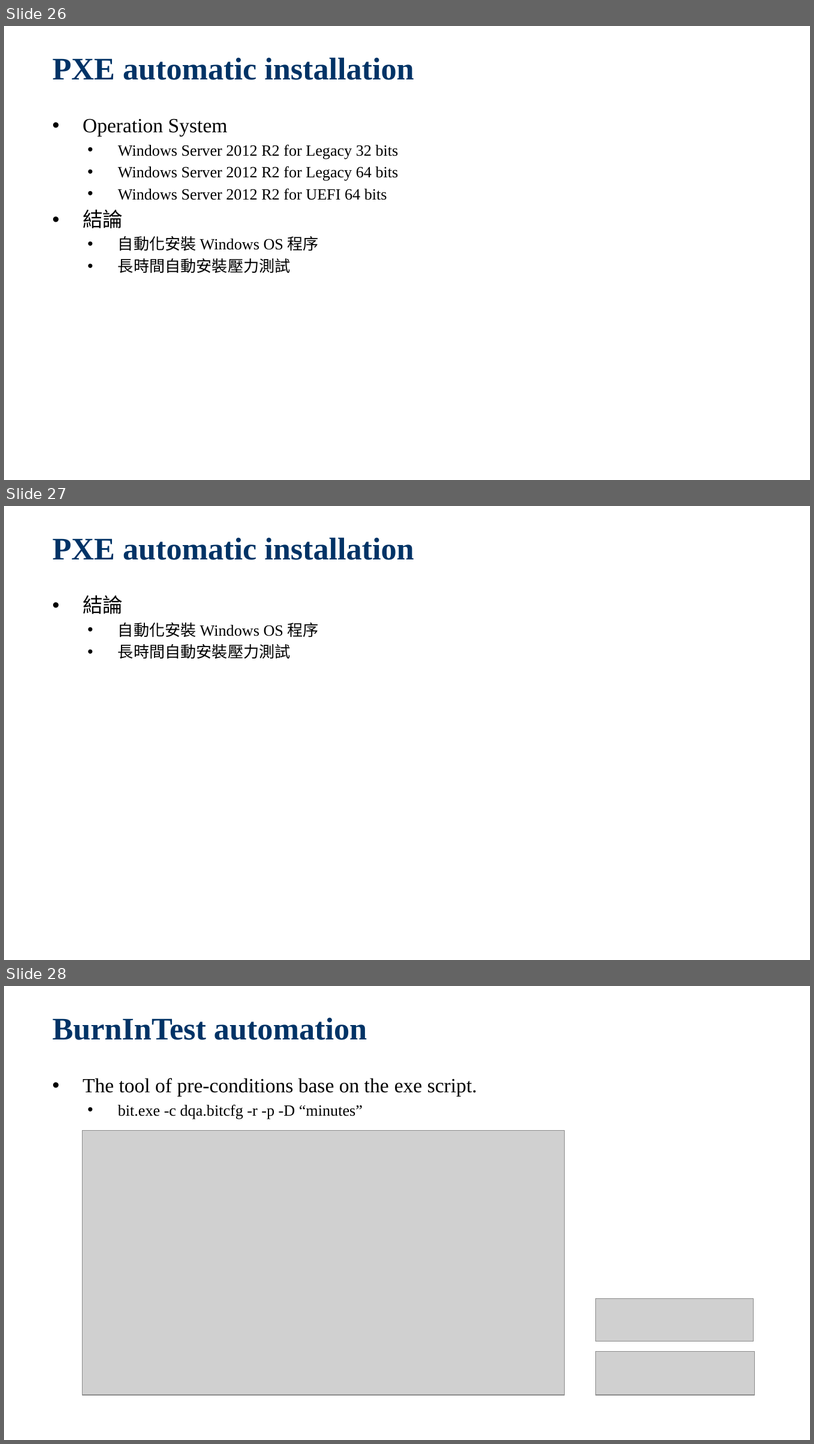
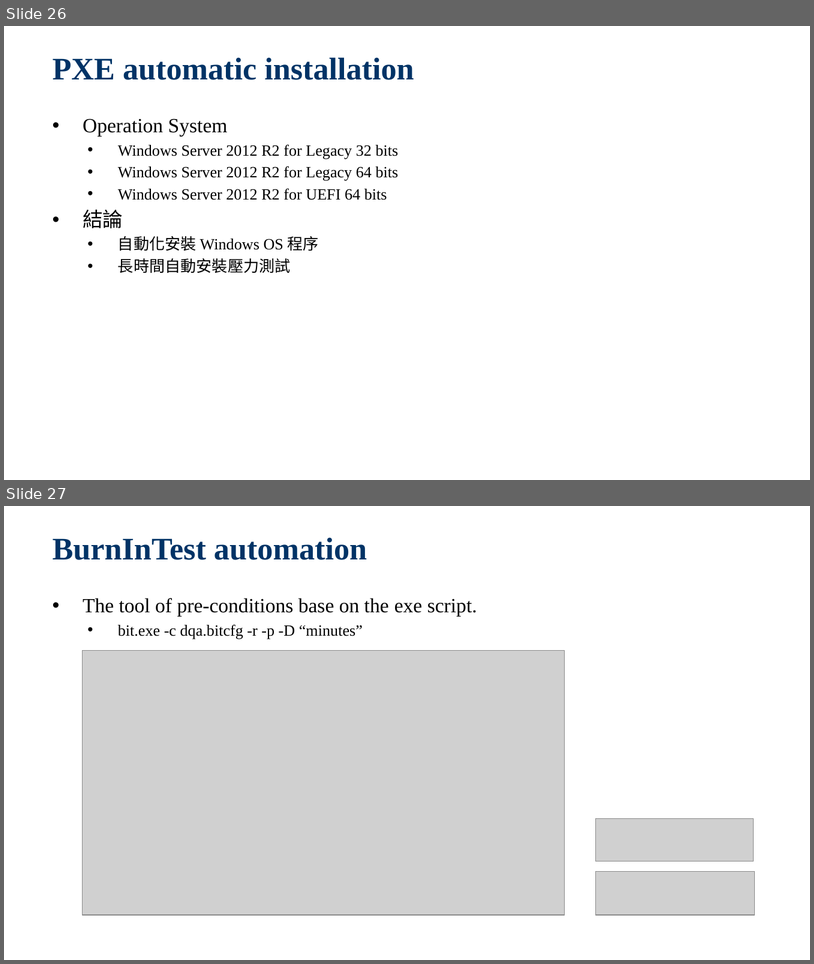
Before and after one commit to jackiejay888/automation, a slide deck: kpi/Test Automation_Demo.pptx. Shown one above the other, each under a label of ours: slides 26, 27 and 28 before the commit, slides 26 and 27 after it. The pictures are 814x1444 and 814x964 pixels, drawn with LibreOffice and Linux fonts; fonts in the diff are those of the drawing; grey boxes stand for pictures; background and template pictures are left out. Boxes give left, top, right and bottom in pixels: in the first picture for what was removed or moved away, otherwise in the second. Text is boxed around its words. In the diff, an @@ line names an element or a change of style, - is before the commit and + after.

```diff
--- a/kpi/Test Automation_Demo.pptx
+++ b/kpi/Test Automation_Demo.pptx
@@ slide 27 removed at (4,506,810,960), background picture (left out) @@
@@ title removed at (53,537,414,560) @@
-PXE automatic installation
@@ text removed at (83,595,319,658) @@
-  • 結論
-    • 自動化安裝 Windows OS 程序
-    • 長時間自動安裝壓力測試
@@ what was slide 28 is now slide 27 @@
```
Also in this commit, not shown: 1 slide changed.
